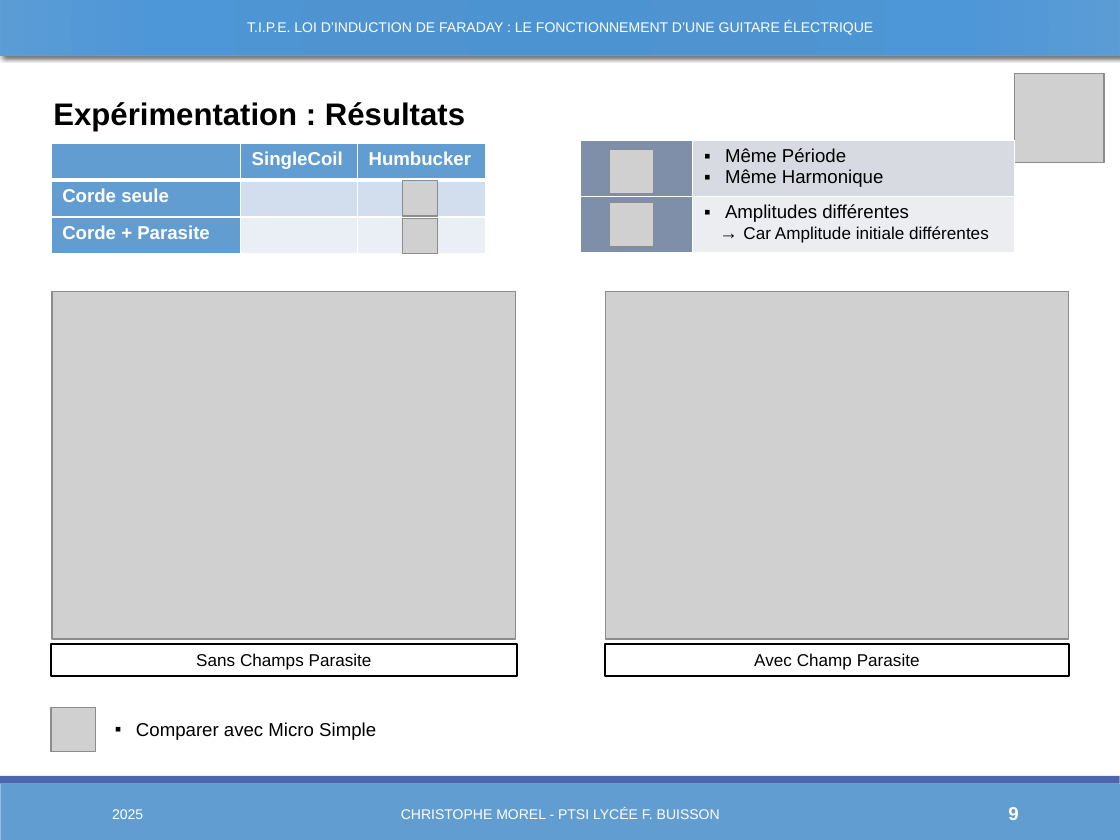
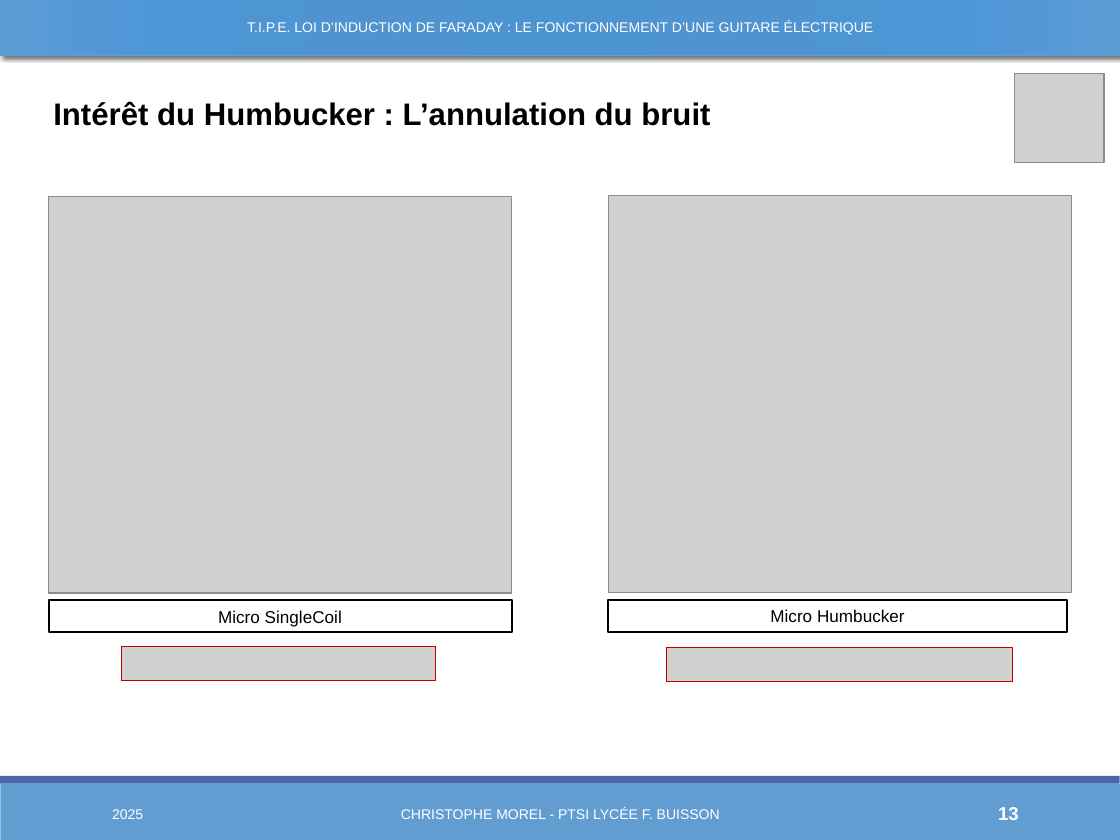
Before and after one commit to Chrismorel7/TIPE---Micro_guitare_elec, a slide deck: slide 13 of Views/Novembre.pptx (slide 9 before the commit). Drawn at 1120x840 pixels with LibreOffice and Linux fonts; fonts in the diff are those of the drawing; grey boxes stand for pictures. Boxes give left, top, right and bottom in pixels: in the first picture for what was removed or moved away, otherwise in the second. Text is boxed around its words. In the diff, an @@ line names an element or a change of style, - is before the commit and + after.

```diff
--- a/Views/Novembre.pptx
+++ b/Views/Novembre.pptx
@@ text at [53,101,710,126]: text changed @@
-Expérimentation : Résultats
+Intérêt du Humbucker : L’annulation du bruit
@@ table removed at [52,143,485,254], 3 rows, 3 columns @@
- | SingleCoil | Humbucker
-Corde seule |  | 
-Corde + Parasite |  | 
@@ table removed at [580,140,1014,252], 2 rows, 2 columns @@
- | Même Période / Même Harmonique
- | Amplitudes différentes / → Car Amplitude initiale différentes
@@ picture removed at [610,149,654,193] @@
@@ picture: place and size @@
-picture at [52,291,515,638]
+picture at [48,196,511,592]
@@ picture removed at [403,180,438,215] @@
@@ picture: place and size @@
-picture at [605,291,1068,638]
+picture at [608,196,1071,592]
@@ picture removed at [610,203,654,246] @@
@@ picture removed at [403,218,438,253] @@
@@ rectangle "Micro Humbucker": place and size @@
-rectangle "Micro Humbucker" at [605,644,1068,676]
+rectangle "Micro Humbucker" at [608,599,1066,632]
@@ rectangle "Micro SingleCoil": place and size @@
-rectangle "Micro SingleCoil" at [52,644,517,676]
+rectangle "Micro SingleCoil" at [48,600,511,633]
@@ text in rectangle at [218,610,342,627]: text changed @@
-Sans Champs Parasite
+Micro SingleCoil
@@ text in rectangle at [770,609,905,622]: text changed @@
-Avec Champ Parasite
+Micro Humbucker
@@ picture added at [122,647,437,681] @@
@@ picture added at [666,647,1012,681] @@
@@ picture removed at [52,708,95,752] @@
@@ text removed at [136,722,376,740] @@
-▪ Comparer avec Micro Simple
@@ page number at [998,807,1019,820]: text changed @@
-9
+13
```
Also in this commit, not shown: 10 other slides changed, 6 slides added, 34 other files.
